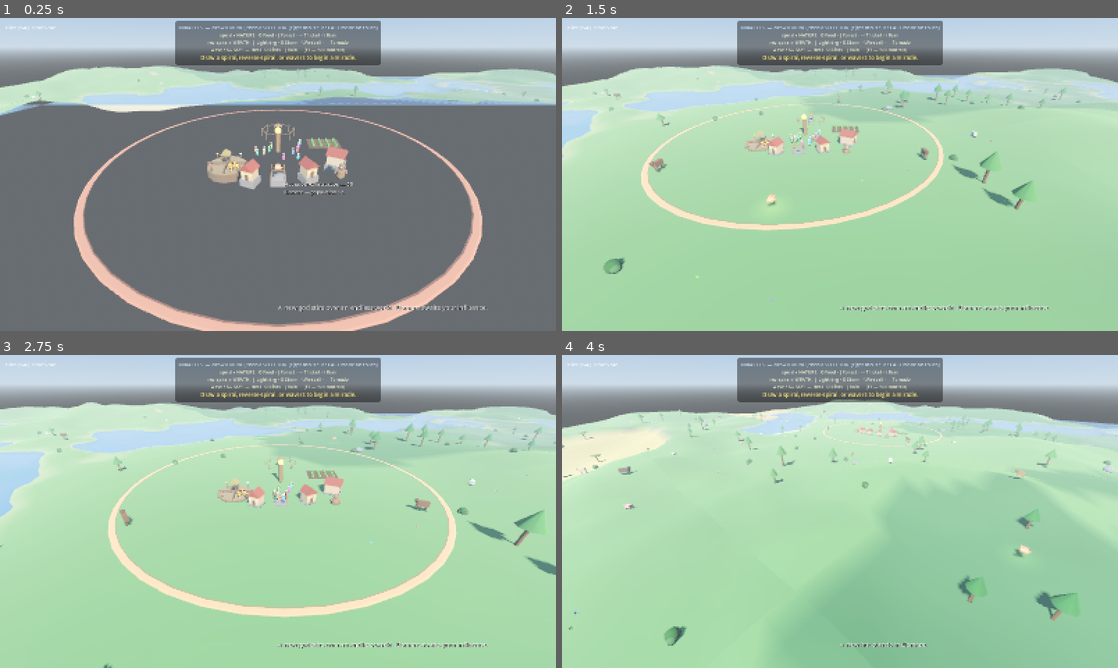
Above: before the commit, frames 1-4 (two rows, left to right).
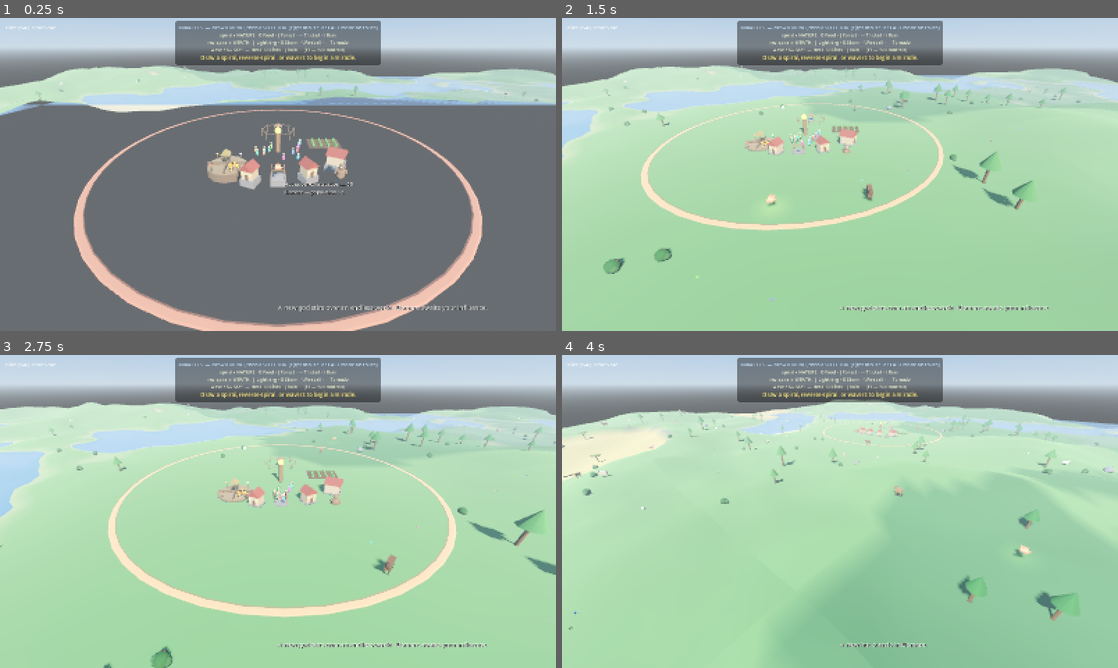
Above: after the commit, the same moments.

Repository: tjloman/tjloman
Game: Godot game, scene res://scenes/main.tscn
Two runs of this game, one before a commit and one after it. Both use one fixed random seed, a clock stepped at 60 frames per second and the inputs below.
Inputs (mouse positions are in pixels of both pictures, inside the frame that each line leads up to):
- Up to frame 1 (0.25 s): no input
- Up to frame 2 (1.5 s): move the mouse to (962, 158) at 0.52 s; hold Right 0.53-1.25 s; hold S (cam_back) 0.53-1.25 s; click (962, 158) at 0.67 s; drag from (728, 190) to (812, 237) at 1.27 s
- Up to frame 3 (2.75 s): move the mouse to (333, 442) at 2.02 s; hold Right from 2.03 s (still down); hold A (cam_left) from 2.03 s (still down)
- Up to frame 4 (4 s): release Right at 2.75 s; release A (cam_left) at 2.75 s; drag from (812, 574) to (673, 464) at 2.77 s; move the mouse to (1006, 558) at 3.52 s; hold Left from 3.53 s (still down); hold Q (cam_rotate_left) from 3.53 s (still down)

The runs differ from the first frame. In frame 1, less than 0.1% of the frame differs, in the area x 4-97%, y 15-27%; in frame 2, 0.5%; in frame 3, 0.7%; in frame 4, 0.8%, in the area x 0-99%, y 17-93%.

Commit message:
Randomize spawn facing of trees, bushes, and rocks
They all faced the same way, which reads as stamped-from-one-mould once the
props are actual models (the primitive cone-trees are radially symmetric, so
this is really for the .glb art).

- WildTree: a seeded random yaw at spawn (same every world load), stored in
  _plant_yaw so an uprooted tree replants at its own angle instead of due
  north. Self-replanted saplings get their own seeded facing.
- ForageBush and RockDeposit: a random yaw from the chunk's seeded RNG at
  scatter time (they're never thrown, so no landing reset to worry about).

All facings are deterministic, so the world still regenerates identically.
Yaw doesn't affect their symmetric collision shapes.

Co-Authored-By: Claude Opus 4.8 <noreply@anthropic.com>
Claude-Session: https://claude.ai/code/session_01NqBKfyc5c6bViy6kUi2S7P

Diff:
--- a/scripts/world/chunk.gd
+++ b/scripts/world/chunk.gd
@@ -181,6 +181,7 @@
 		var bush := ForageBush.new()
 		bush.berries = rng.randi_range(1, ForageBush.MAX_BERRIES)
 		_place(bush, spot, 0.1)
+		bush.rotation.y = rng.randf() * TAU  # a random facing, not all alike
 		Util.apply_lod(bush, Quality.clutter_distance())
 
 
@@ -191,6 +192,7 @@
 			continue
 		var rock := RockDeposit.new()
 		_place(rock, spot, 0.2)
+		rock.rotation.y = rng.randf() * TAU  # a random facing, not all alike
 		Util.apply_lod(rock, Quality.clutter_distance())
 
 
--- a/scripts/world/wild_tree.gd
+++ b/scripts/world/wild_tree.gd
@@ -40,6 +40,7 @@
 var _fire_tick := 0.0
 var _fire_visual: Node3D = null
 var _spin_ang := Vector3.ZERO   # aftertouch spin axis*rate while airborne (rad/s)
+var _plant_yaw := 0.0           # the tree's random facing, restored after a throw
 var _grow_accum := randf() * 0.4   # de-sync the growth tick across trees
 
 
@@ -91,6 +92,12 @@
 		else:
 			# Conifer cone (top radius 0).
 			add_child(Util.lite_cylinder(1.6, 2.8, leaf_color, Vector3(0, h + 1.2, 0), 0.0))
+
+	# A random facing so a stand doesn't look stamped from one mould. Seeded,
+	# so the same tree faces the same way every time the world loads; kept in
+	# _plant_yaw so an uprooted tree replants at its own angle, not due north.
+	_plant_yaw = rng.randf() * TAU
+	rotation.y = _plant_yaw
 
 	_apply_growth_scale()
 
@@ -220,7 +227,7 @@
 ## Touchdown. Storehouse first; then either a rough landing (splinters
 ## into lumber, most of it lost — a wasteful god) or a fresh planting.
 func _land(impact_speed: float) -> void:
-	rotation = Vector3.ZERO
+	rotation = Vector3(0.0, _plant_yaw, 0.0)  # upright again, at its own facing
 	for s in get_tree().get_nodes_in_group("stores"):
 		var store := s as FoodStore
 		if is_instance_valid(store) \
